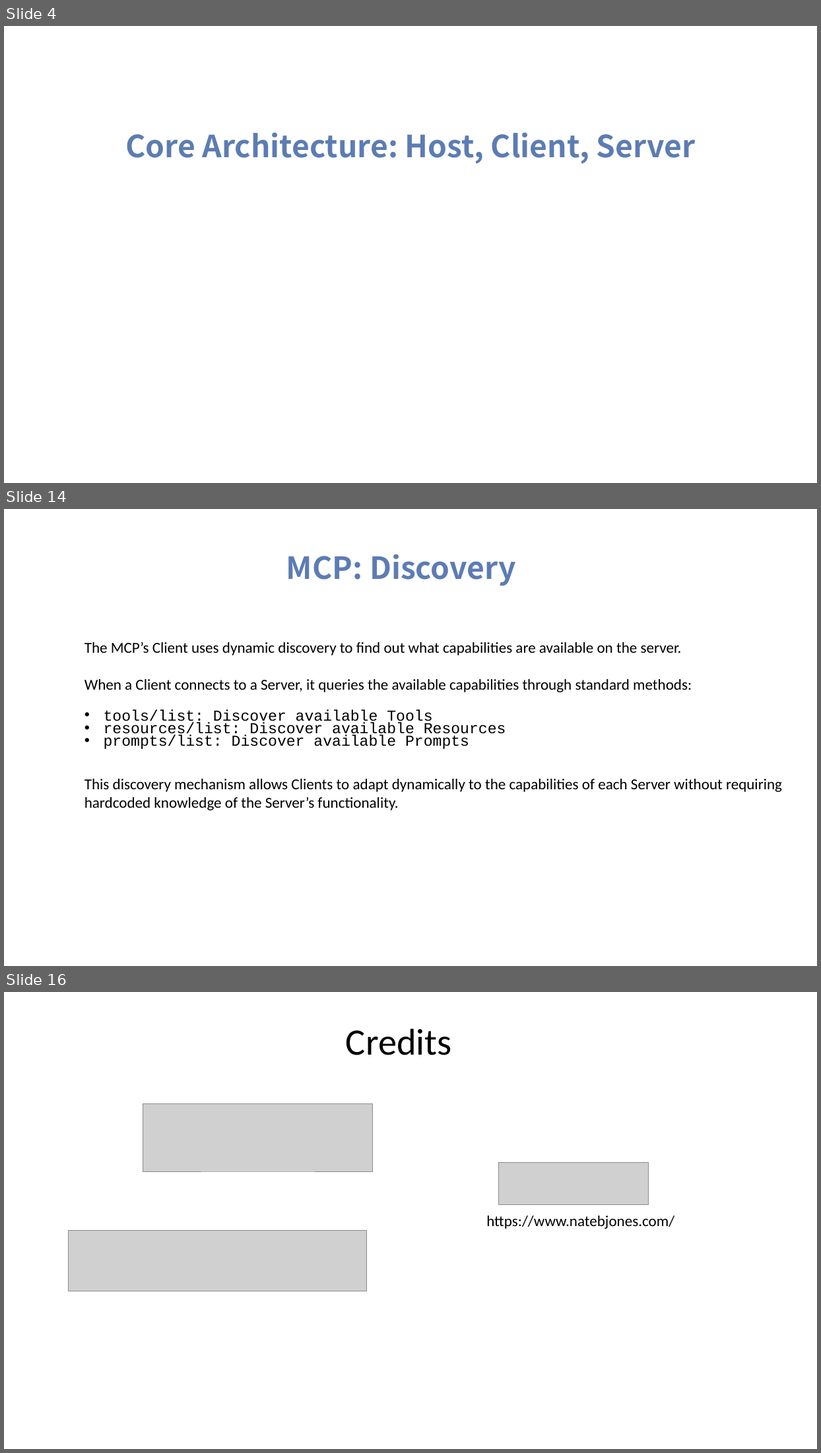
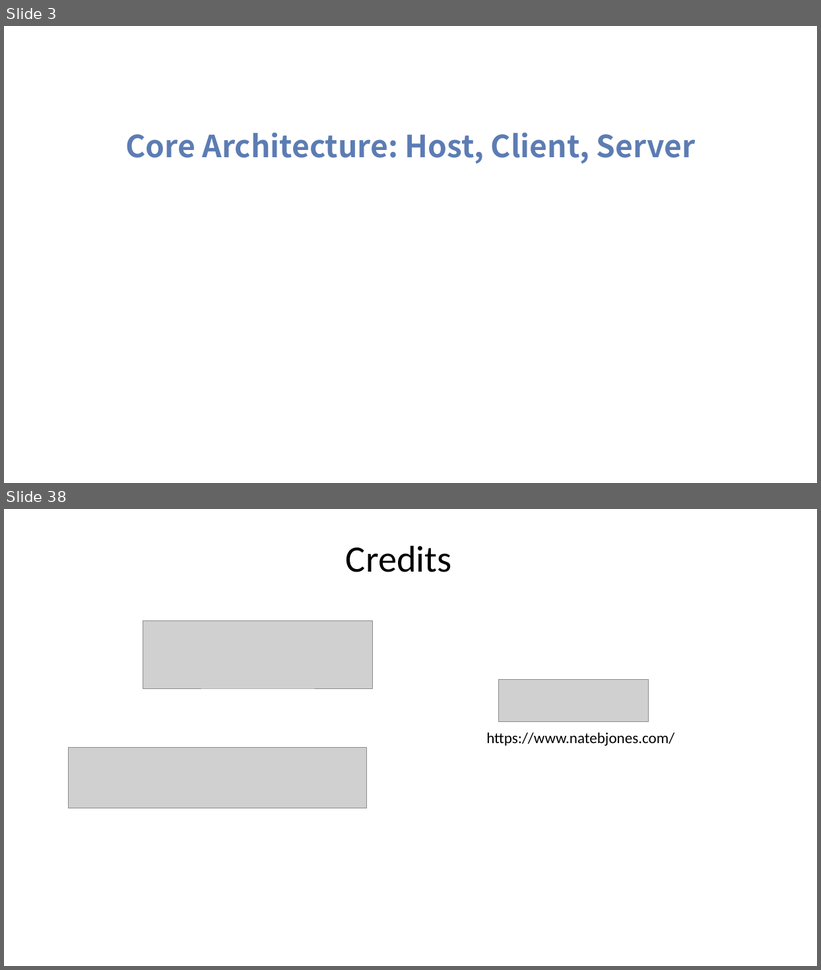
Before and after one commit to tniccum21/LLM_Class, a slide deck: Week10/Week10.pptx. Shown one above the other, each under a label of ours: slides 4, 14 and 16 before the commit, slides 3 and 38 after it; the slides between them are not shown. The pictures are 821x1453 and 821x970 pixels, drawn with LibreOffice and Linux fonts; fonts in the diff are those of the drawing; grey boxes stand for pictures; background and template pictures are left out. Boxes give left, top, right and bottom in pixels: in the first picture for what was removed or moved away, otherwise in the second. Text is boxed around its words. In the diff, an @@ line names an element or a change of style, - is before the commit and + after.

```diff
--- a/Week10/Week10.pptx
+++ b/Week10/Week10.pptx
@@ slide 14 removed at (4,509,817,966), background picture (left out) @@
@@ text removed at (286,554,516,586) @@
-MCP: Discovery
@@ text removed at (85,642,782,811) @@
-The MCP’s Client uses dynamic discovery to find out what capabilities are available on the server.
-When a Client connects to a Server, it queries the available capabilities through standard methods:
-• tools/list: Discover available Tools
-• resources/list: Discover available Resources
-• prompts/list: Discover available Prompts
-This discovery mechanism allows Clients to adapt dynamically to the capabilities of each Server without requiring hardcoded knowledge of the Server’s functionality.
@@ what was slide 4 is now slide 3 @@
@@ what was slide 16 is now slide 38 @@
```
Also in this commit, not shown: 1 slide changed, 33 slides added, 10 other slides removed, 11 other files.
